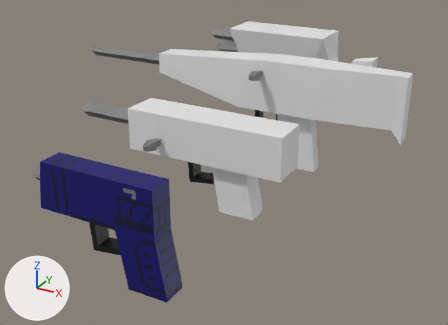
Two versions of the Blender file assets/guns/guns.blend, one commit apart.
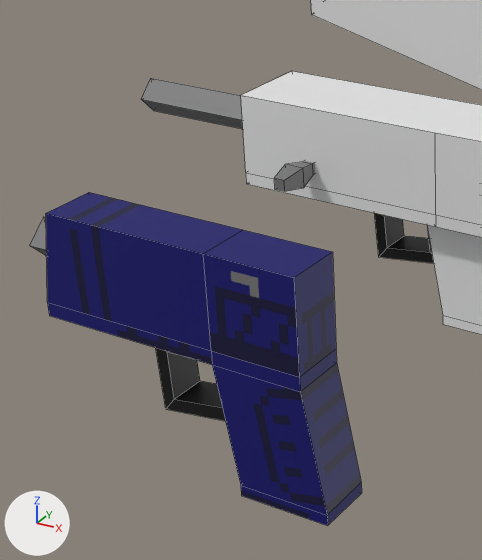
Each version is shown whole from a 50 mm camera at (6.87, -9.1, 7.08) aimed at (-1.47, 6.07, -0.5), then close up on the part from 4% to 53% of the width and 20% to 98% of the height. The lights are fixed; the arrows at lower left show +X, +Y and +Z. The close-ups show mesh edges as thin lines.

In view in the first close-up: 'Cube', 'Cube.001', 'Cube.002', 'Cylinder.001', 'machinegum', 'pistol', 'pistol.001', 'smg'.
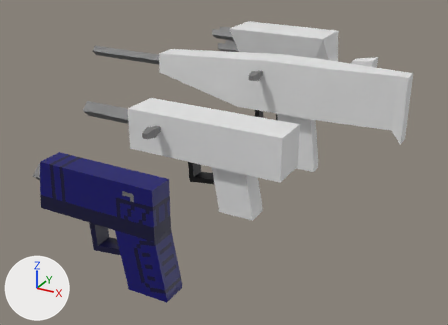
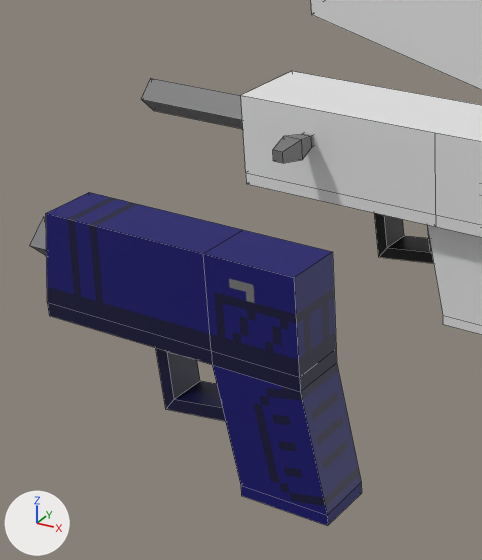
Changed parts and their boxes [x1, y1, x2, y2] in the close-ups (482 x 560 px):
```json
{"object": "Cube.002", "change": "moved", "before": [274, 161, 315, 191], "after": [273, 133, 314, 163]}
{"part": 1, "of": "me_pistol", "change": "surface changed", "before": [47, 302, 362, 526], "after": [47, 302, 362, 526]}
{"part": 2, "of": "me_pistol_001", "change": "surface changed", "before": [46, 192, 336, 377], "after": [46, 192, 336, 377]}
```

The change, as JSON lines over the scene's bpy script:
```json
{"block": "me_pistol", "where": "me_pistol.from_pydata(...)  # 20 vertices, 17 faces; spans x -2.61..0.67, y -0.3..0.3, z -0.79..0.74"}
{"block": "me_pistol", "where": "# used by ob_pistol; location = (0.0, 0.0, 0.0)"}
{"block": "me_pistol", "change": "me_pistol part 1: texture (UV) coordinates of 16 of 17 faces, centred in x -2.61..0.67, y -0.3..0.3, z -0.79..0.74, changed; they spanned u 0.0..1.0, v 0.03..1.0 and now span u 0.02..0.98, v 0.03..0.97"}
{"block": "me_pistol_001", "where": "me_pistol_001.from_pydata(...)  # 12 vertices, 8 faces; spans x -2.61..0.44, y -0.3..0.3, z 0.74..1.74"}
{"block": "me_pistol_001", "where": "# used by ob_pistol_001; parent = ob_pistol; location = (0.0, 0.0, 0.0)"}
{"block": "me_pistol_001", "change": "me_pistol_001 part 2: texture (UV) coordinates of 8 of 8 faces, centred in x -2.54..0.44, y -0.3..0.3, z 1.24..1.74, changed; they spanned u 0.0..1.0, v 0.03..1.0 and now span u 0.02..0.98, v 0.02..0.94"}
{"op": "set", "path": "ob_cube_002.location", "old": "(0.0, 4.0, 0.0)", "new": "(0.0, 4.0, 0.351)"}
```
